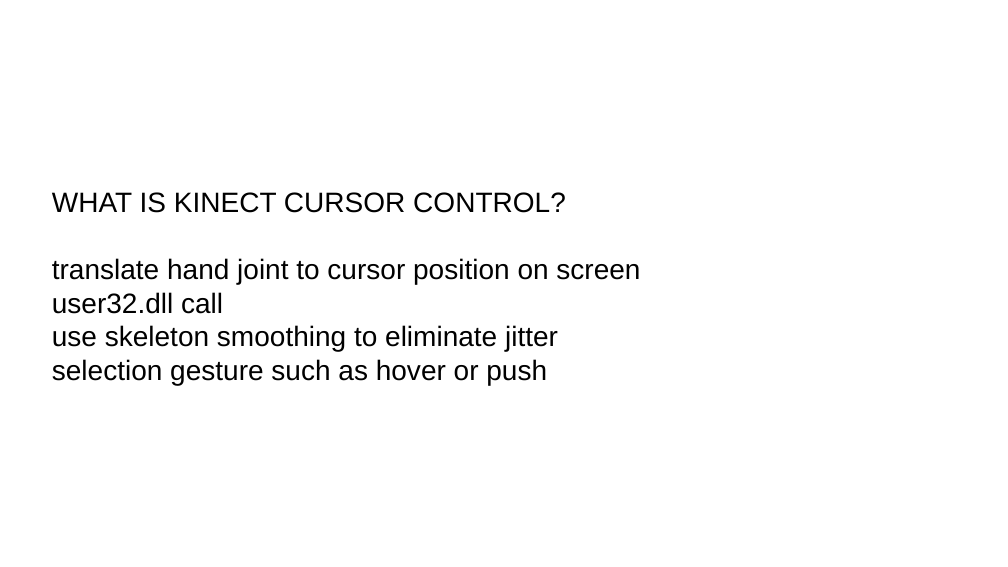
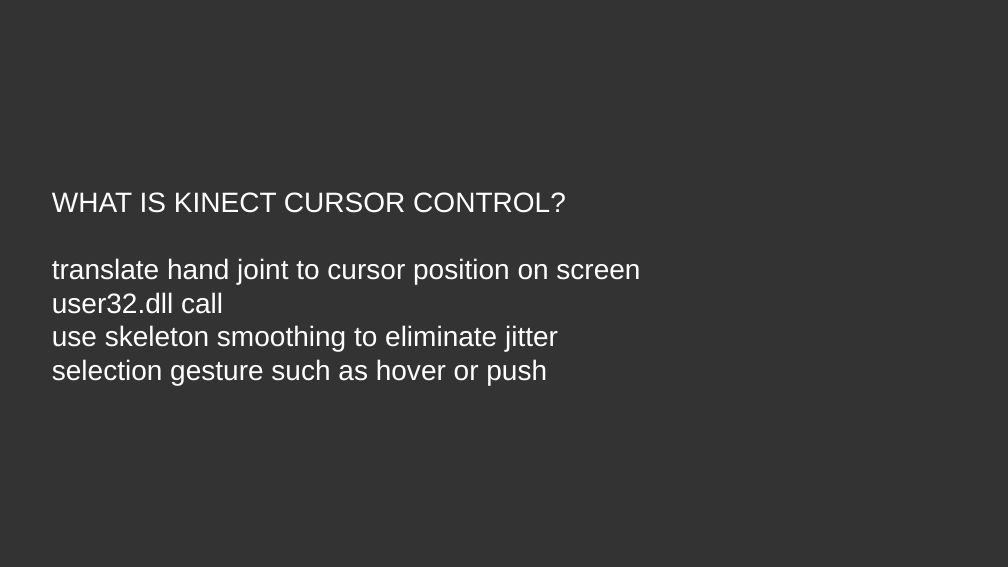
Before and after one commit to kindohm/kinect-level-up, a slide deck: slide 14 of presentation/LevelUpKinect.pptx. Drawn at 1008x567 pixels with LibreOffice and Linux fonts; fonts in the diff are those of the drawing. Boxes give left, top, right and bottom in pixels: in the first picture for what was removed or moved away, otherwise in the second. Text is boxed around its words. In the diff, an @@ line names an element or a change of style, - is before the commit and + after.

```diff
--- a/presentation/LevelUpKinect.pptx
+++ b/presentation/LevelUpKinect.pptx
@@ background #FFFFFF to #333333 @@
@@ text "WHAT IS KINECT CURSOR CONTROL?" at (x1=52, y1=192, x2=640, y2=385): text colour #000000 to #FFFFFF @@
```
Also in this commit, not shown: 22 other slides changed, 1 slide added, 1 other file.
